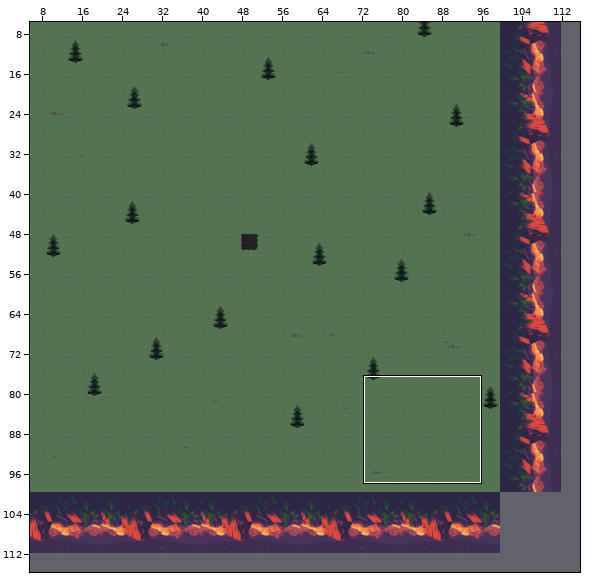
Tiled map, stored at assets/Tiled/tmx/Map2.tmx. Above: a wide view before the commit, with the close-up outlined.
Close-up. Before:
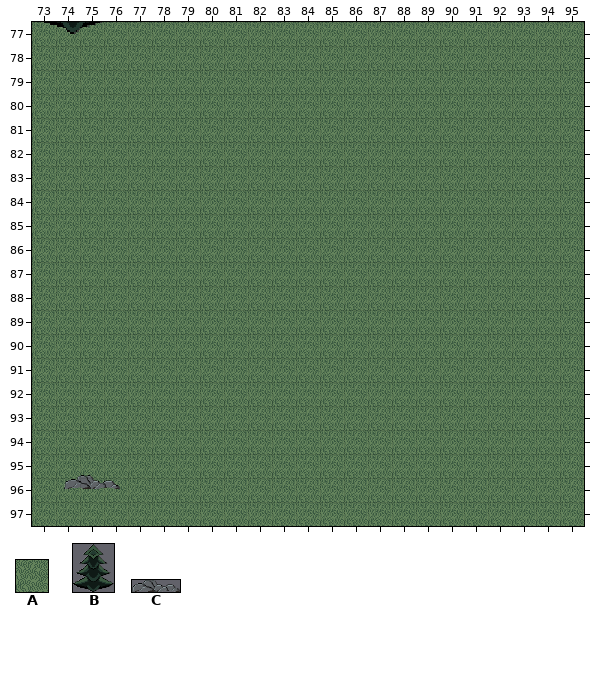
Cells are 32x32 px. Shown: x 73..95, y 77..97. The commit also changed other parts of the map, which this record leaves out.
Key: from "Land": A 34; from "Objetos": B 9 "tree", C 15 "bigger_rock".
_ is an empty cell.
Objects are placed by their top-left corner, in cells (3,4 is the top-left corner of cell 3,4); size is 1x1 cell unless given.
Layer "Grama" before, first column x 73:
77 AAAAAAAAAAAAAAAAAAAAAAA
78 AAAAAAAAAAAAAAAAAAAAAAA
79 AAAAAAAAAAAAAAAAAAAAAAA
80 AAAAAAAAAAAAAAAAAAAAAAA
81 AAAAAAAAAAAAAAAAAAAAAAA
82 AAAAAAAAAAAAAAAAAAAAAAA
83 AAAAAAAAAAAAAAAAAAAAAAA
84 AAAAAAAAAAAAAAAAAAAAAAA
85 AAAAAAAAAAAAAAAAAAAAAAA
86 AAAAAAAAAAAAAAAAAAAAAAA
87 AAAAAAAAAAAAAAAAAAAAAAA
88 AAAAAAAAAAAAAAAAAAAAAAA
89 AAAAAAAAAAAAAAAAAAAAAAA
90 AAAAAAAAAAAAAAAAAAAAAAA
91 AAAAAAAAAAAAAAAAAAAAAAA
92 AAAAAAAAAAAAAAAAAAAAAAA
93 AAAAAAAAAAAAAAAAAAAAAAA
94 AAAAAAAAAAAAAAAAAAAAAAA
95 AAAAAAAAAAAAAAAAAAAAAAA
96 AAAAAAAAAAAAAAAAAAAAAAA
97 AAAAAAAAAAAAAAAAAAAAAAA
Objects on layer "Objetos" before:
B "Vegetacao" at 73.2,72.9 size 3x4.6
C "Pedras" at 74.3,95.9 size 2.3x0.6
Once edited:
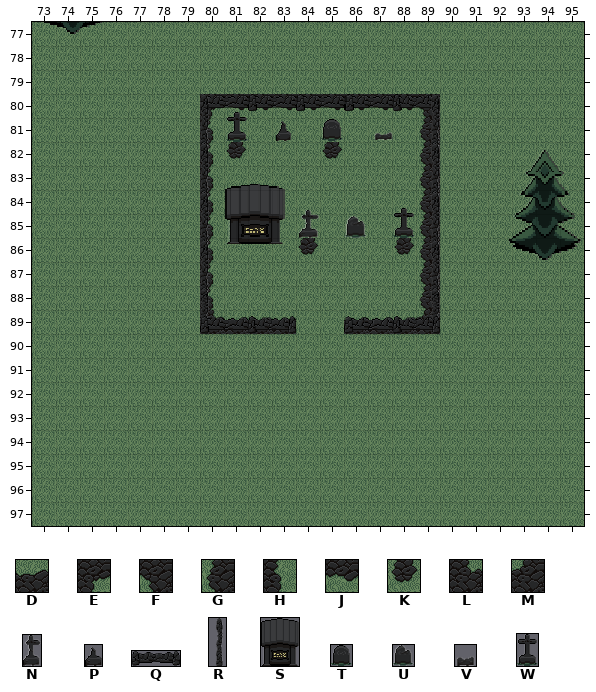
Further tiles: from "Land": D 1, E 5, F 7, G 28, H 33, J 57, K 59, L 61, M 63; from "Objetos": N 1 "grave_10", P 3 "grave_12", Q 10 "bfence_1", R 13 "bfence_4", S 16 "dead_house", T 23 "grave_1", U 25 "grave_3", V 27 "grave_6", W 28 "grave_7".
Changes in this commit:
Changed rows in their new state; . is an unchanged cell.
Layer "Grama":
first column x 80:
80 EJJJJJJJJF
81 H........G
82 HK...K...G
83 H........G
84 H........G
85 H........G
86 H...K...KG
87 H........G
88 H........G
89 LDDD..DDDM
Layer "Objetos":
changed: outside this view -> B "Vegetacao" at 92.9,82.3 size 3x4.6
added: Q "Cerca" at 80,80 size 2.4x0.8
added: Q "Cerca" at 82,80 size 2.4x0.8
added: Q "Cerca" at 84,80 size 2.4x0.8
added: Q "Cerca" at 86,80 size 2.4x0.8
added: Q "Cerca" at 88,80 size 2x0.8
added: V "Lapide" at 87.2,81.3 size 0.9x0.7
added: T "Lapide" at 85,81 size 0.9x0.9
added: P "Lapide" at 83.2,81 size 0.6x0.9
added: W "Lapide" at 81.1,80.7 size 0.9x1.2
added: R "Cerca" at 79.6,80 size 1x2.7
added: R "Cerca" at 89.2,80 size 1x2.7
added: R "Cerca" at 79.6,82 size 1x2.7
added: R "Cerca" at 89.2,82 size 1x2.7
added: W "Lapide" at 88,84.7 size 0.9x1.2
added: N "Lapide" at 84.1,84.8 size 0.8x1.2
added: U "Lapide" at 86,85.1 size 0.9x0.9
added: S "Lapide" at 81.1,83.8 size 2.5x2.5
added: R "Cerca" at 79.6,84.1 size 1x2.7
added: R "Cerca" at 89.2,84.1 size 1x2.7
added: R "Cerca" at 79.6,86.1 size 1x2.7
added: R "Cerca" at 89.2,86.1 size 1x2.7
added: R "Cerca" at 79.6,88.1 size 1x1.9
added: R "Cerca" at 89.2,88.1 size 1x1.9
added: Q "Cerca" at 80,89.2 size 2.4x0.8
added: Q "Cerca" at 82,89.2 size 2x0.8
added: Q "Cerca" at 86,89.2 size 2.4x0.8
added: Q "Cerca" at 88,89.2 size 2x0.8
removed: C "Pedras" at 74.3,95.9 size 2.3x0.6
Pixel boxes of the changes (left, top, right, bottom) in both close-ups:
changed: (200, 94, 440, 334)
new place: (509, 150, 581, 260)
removed: (64, 476, 120, 489)
